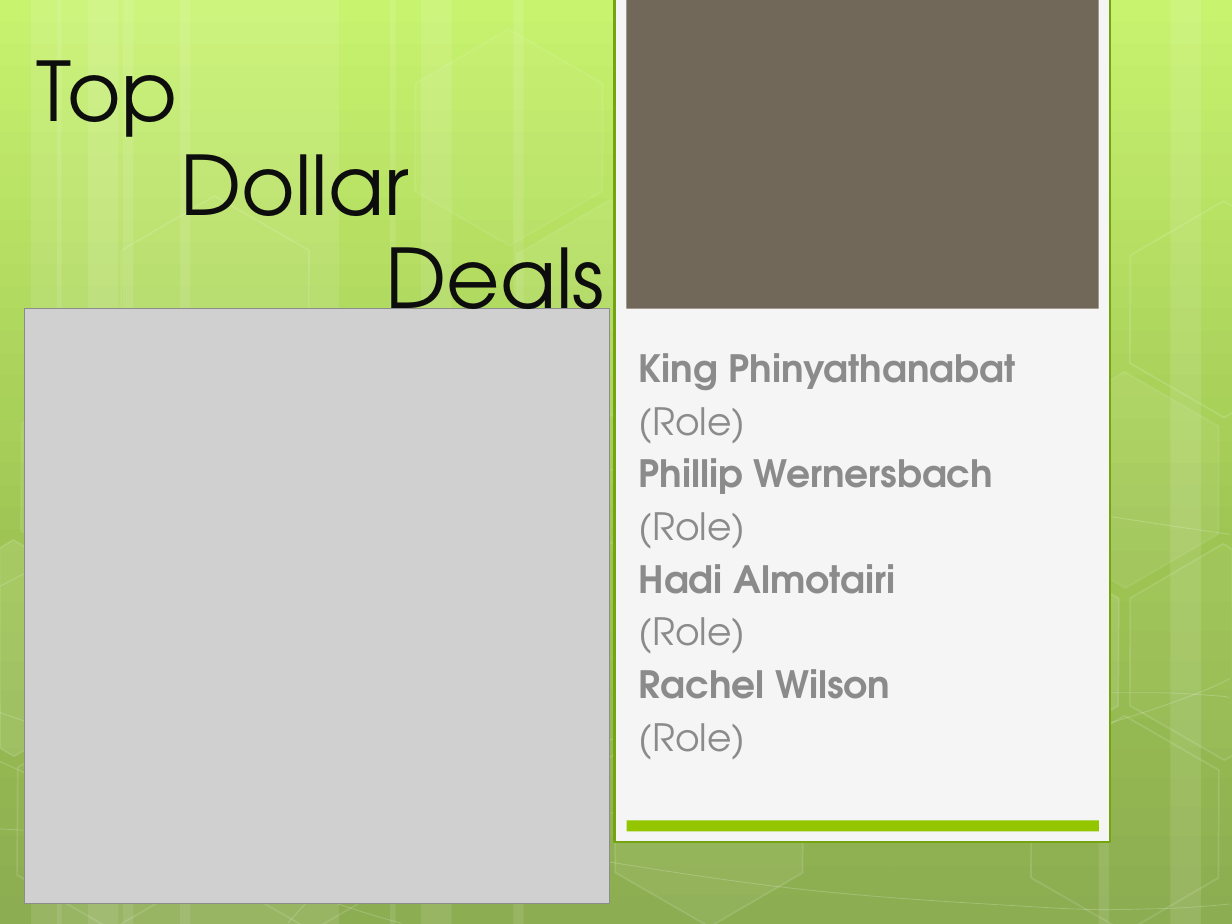
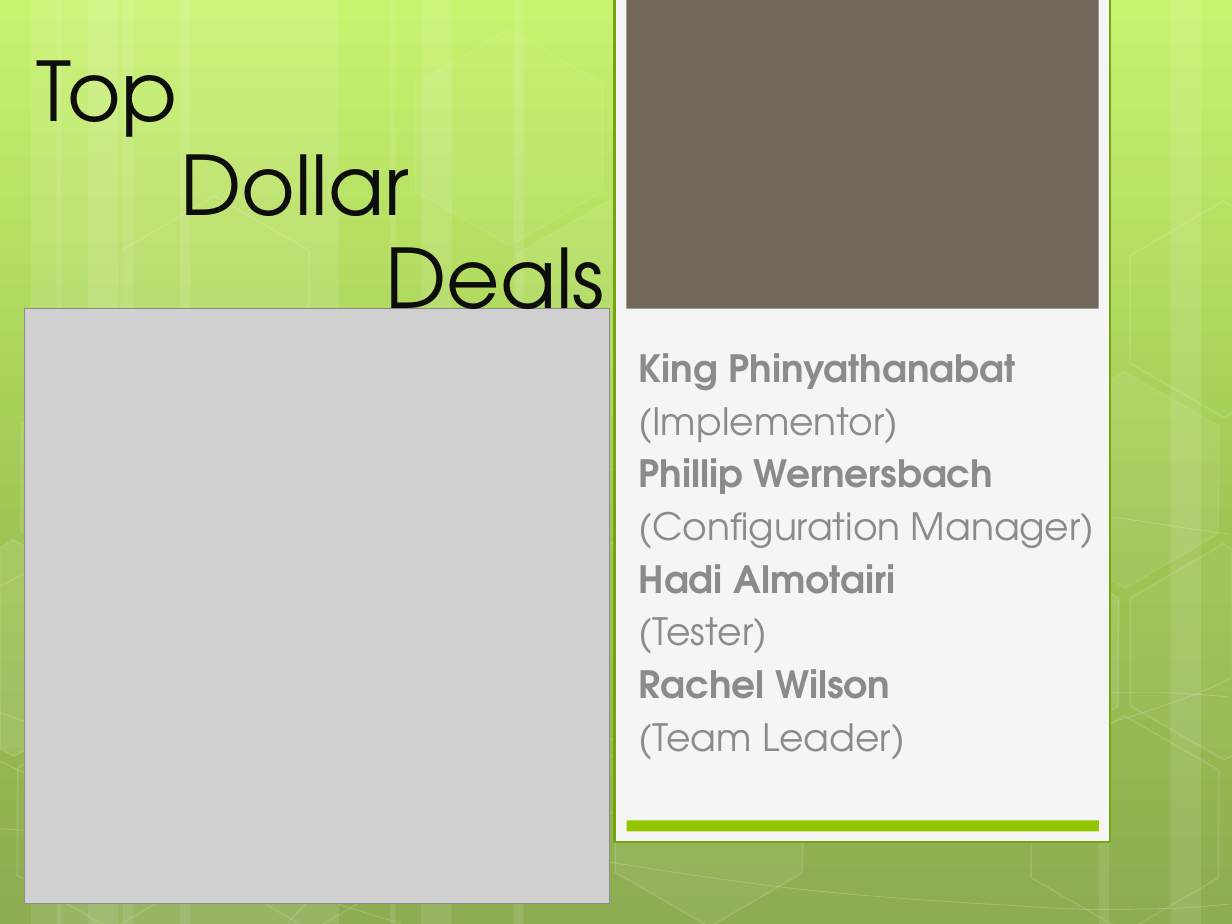
Before and after one commit to suphaphan/CSC440TopDollarDeals, a slide deck: slide 1 of Deliverbles/Inception/Inception_Stage.pptx. Drawn at 1232x924 pixels with LibreOffice and Linux fonts; fonts in the diff are those of the drawing; grey boxes stand for pictures. Boxes give left, top, right and bottom in pixels: in the first picture for what was removed or moved away, otherwise in the second. Text is boxed around its words. In the diff, an @@ line names an element or a change of style, - is before the commit and + after.

Commit message:
Role update on the first Inception slide

```diff
--- a/Deliverbles/Inception/Inception_Stage.pptx
+++ b/Deliverbles/Inception/Inception_Stage.pptx
@@ subtitle at (x1=639, y1=407, x2=899, y2=443): text changed @@
-  (Role)
+  (Implementor)
@@ subtitle at (x1=639, y1=512, x2=1095, y2=548): text changed @@
-  (Role)
+  (Configuration Manager)
@@ subtitle at (x1=639, y1=617, x2=768, y2=653): text changed @@
-  (Role)
+  (Tester)
@@ subtitle at (x1=639, y1=723, x2=905, y2=759): text changed @@
-  (Role)
+  (Team Leader)
```
